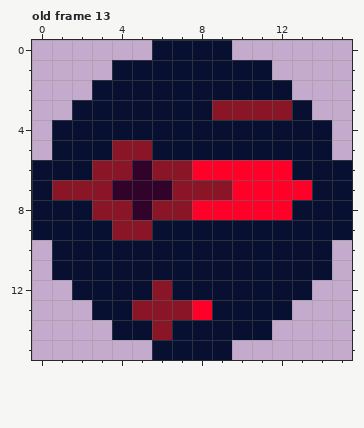
Pixel-art file, stored at Corrupta/Player/Skills/Cultist Skills.aseprite. Above, as it was before the edit.
16x16 pixels, 18 frames. Shown: old frame 13. The commit also changed other frames, which this record leaves out.
After the commit:
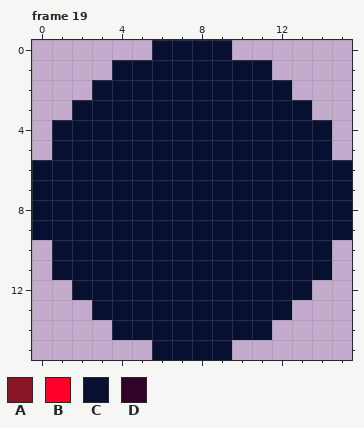
Palette (. is transparent): A #891527  B #ff0028  C #071031  D #31022a
A new or re-ordered frame is compared with the old frame closest to it.
What changed:
frames 18 -> 25
Frame 19 is new; against old frame 13, layer "Layer 1":
y 3: x 9..12 AAAA -> CCCC
y 5: x 4..5 AA -> CC
y 6: x 3..12 AADAABBBBB -> CCCCCCCCCC
y 7: x 1..13 AAADDDAAABBBB -> CCCCCCCCCCCCC
y 8: x 3..12 AADAABBBBB -> CCCCCCCCCC
y 9: x 4..5 AA -> CC
y 12: x 6 A -> C
y 13: x 5..8 AAAB -> CCCC
y 14: x 6 A -> C
